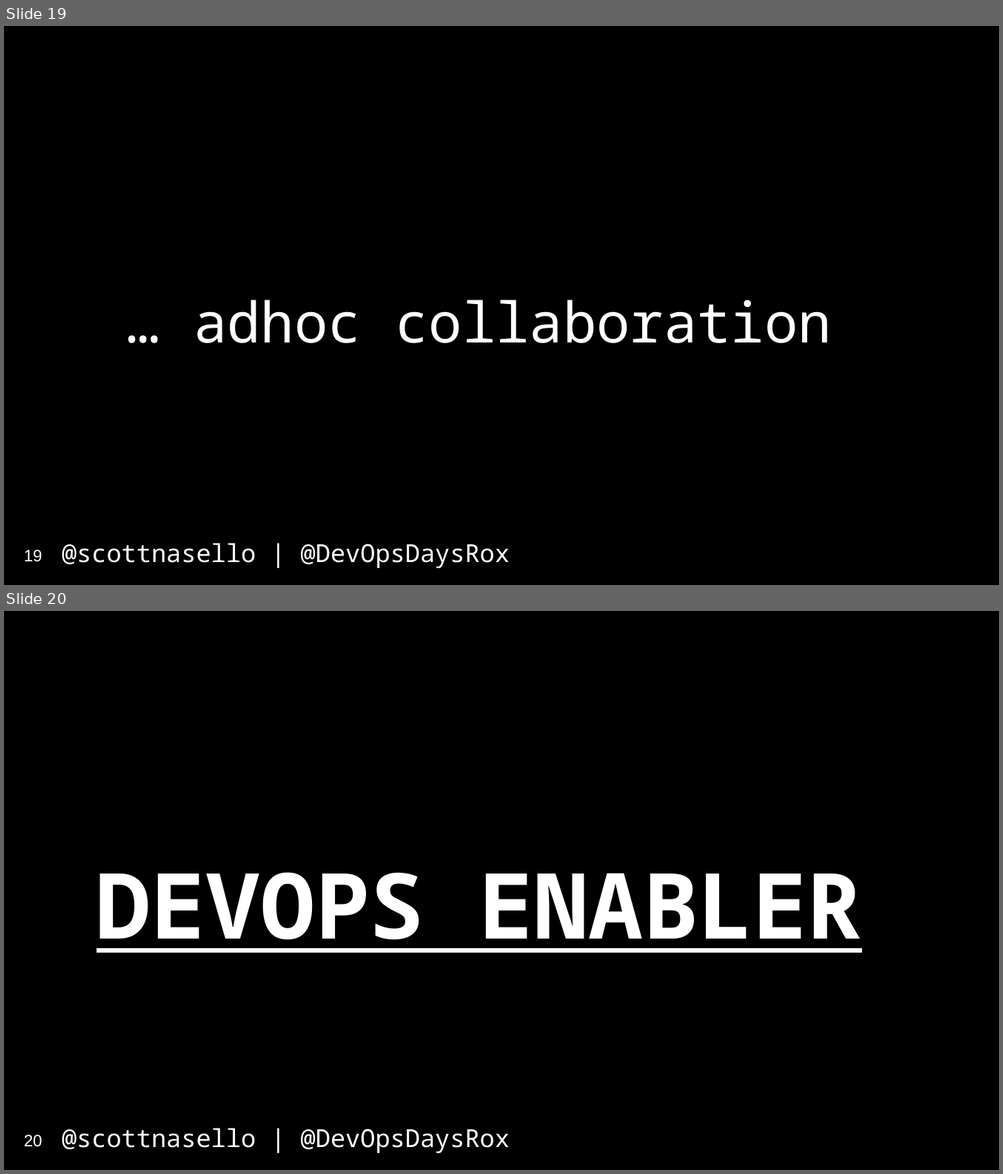
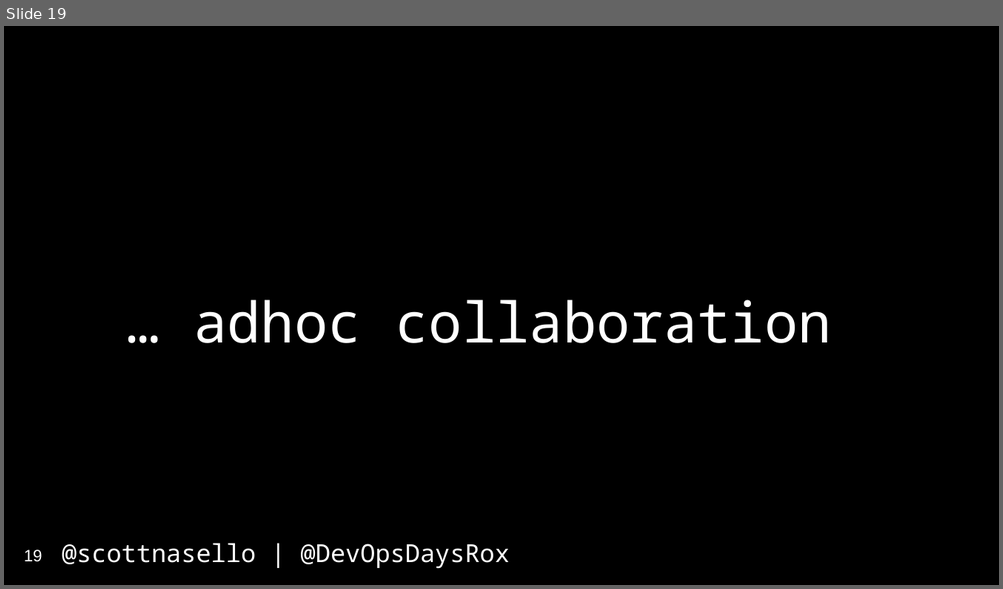
Before and after one commit to scottnasello/talks, a slide deck: 2017-04-10 Denver DevOpsDays/DevOpsDays Denver.pptx. Shown one above the other, each under a label of ours: slides 19 and 20 before the commit, slide 19 after it. The pictures are 1003x1174 and 1003x589 pixels, drawn with LibreOffice and Linux fonts; fonts in the diff are those of the drawing. Boxes give left, top, right and bottom in pixels: in the first picture for what was removed or moved away, otherwise in the second. Text is boxed around its words. In the diff, an @@ line names an element or a change of style, - is before the commit and + after.

```diff
--- a/2017-04-10 Denver DevOpsDays/DevOpsDays Denver.pptx
+++ b/2017-04-10 Denver DevOpsDays/DevOpsDays Denver.pptx
@@ slide 20 removed at <box>4,611,999,1170</box>, background #000000; not listed: 1 template element that a slide beside it also shows @@
@@ title removed at <box>96,872,862,953</box> @@
-DEVOPS ENABLER
@@ page number removed at <box>24,1135,42,1147</box> @@
-20
```
Also in this commit, not shown: 1 slide changed, 5 slides added, 4 other slides removed.
